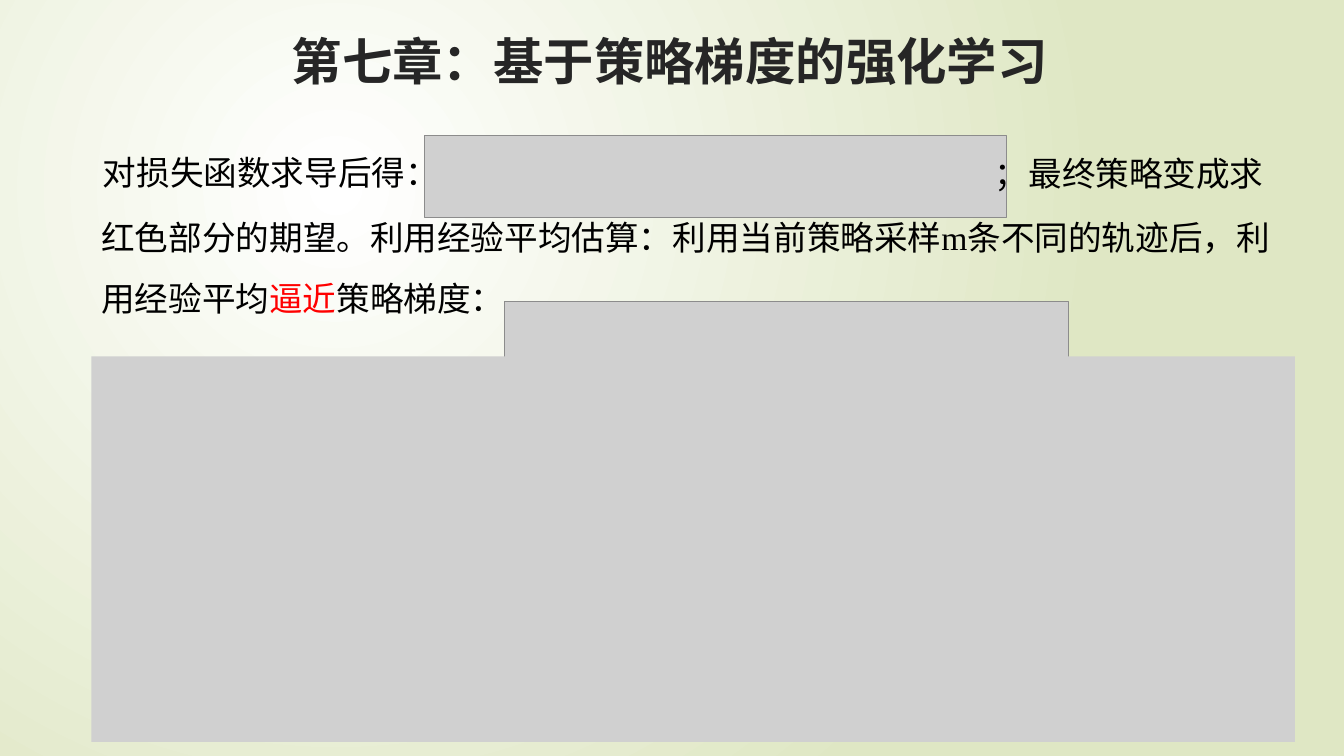
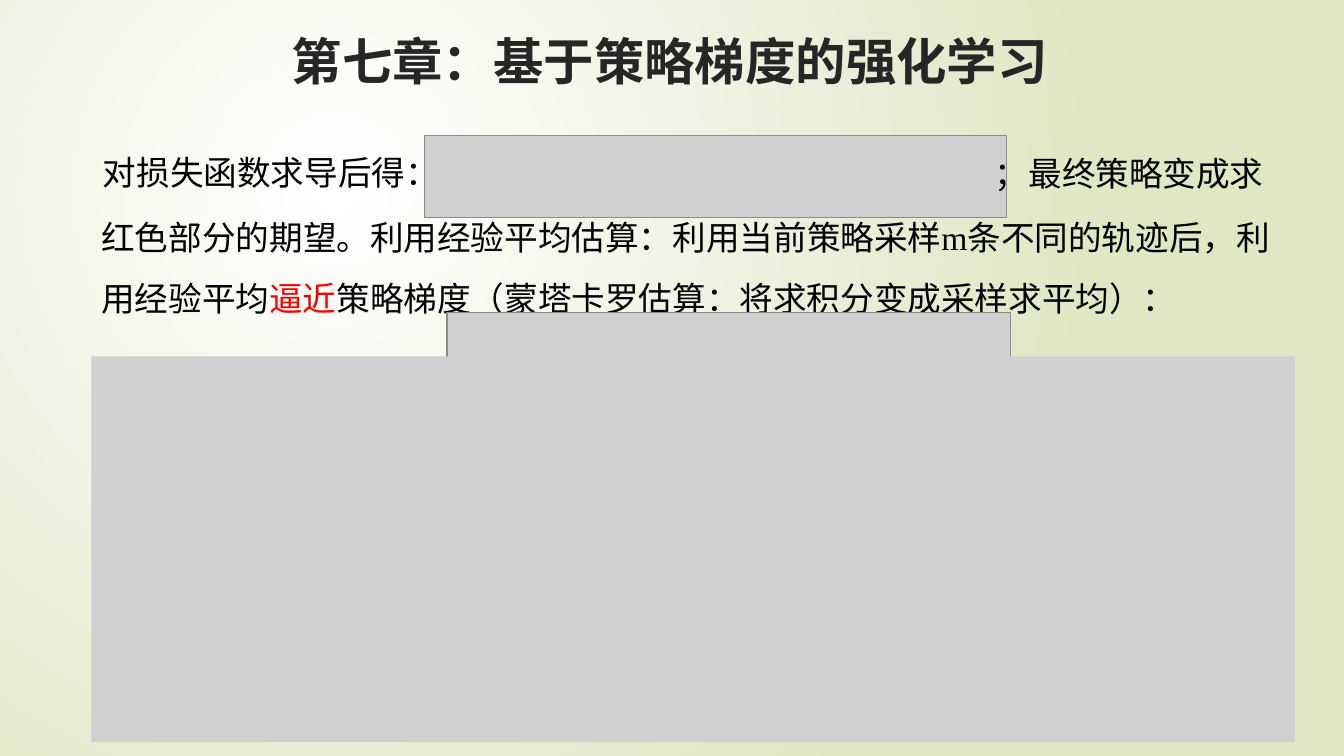
Before and after one commit to zgqzhangguoqi/RL-Flies, a slide deck: slide 31 of 强化学习PPT/强化学习原理入门(4~9章).pptx. Drawn at 1344x756 pixels with LibreOffice and Linux fonts; fonts in the diff are those of the drawing; grey boxes stand for pictures. Boxes give left, top, right and bottom in pixels: in the first picture for what was removed or moved away, otherwise in the second. Text is boxed around its words. In the diff, an @@ line names an element or a change of style, - is before the commit and + after.

```diff
--- a/强化学习PPT/强化学习原理入门(4~9章).pptx
+++ b/强化学习PPT/强化学习原理入门(4~9章).pptx
@@ text at bbox=[101, 216, 1270, 320]: text changed @@
-红色部分的期望。利用经验平均估算：利用当前策略采样m条不同的轨迹后，利用经验平均逼近策略梯度：
+红色部分的期望。利用经验平均估算：利用当前策略采样m条不同的轨迹后，利用经验平均逼近策略梯度（蒙塔卡罗估算：将求积分变成采样求平均）：
@@ picture: place and size @@
-picture at bbox=[505, 301, 1069, 411]
+picture at bbox=[447, 313, 1010, 422]
```
Also in this commit, not shown: 6 other slides changed, 4 slides added, 1 slide removed.
